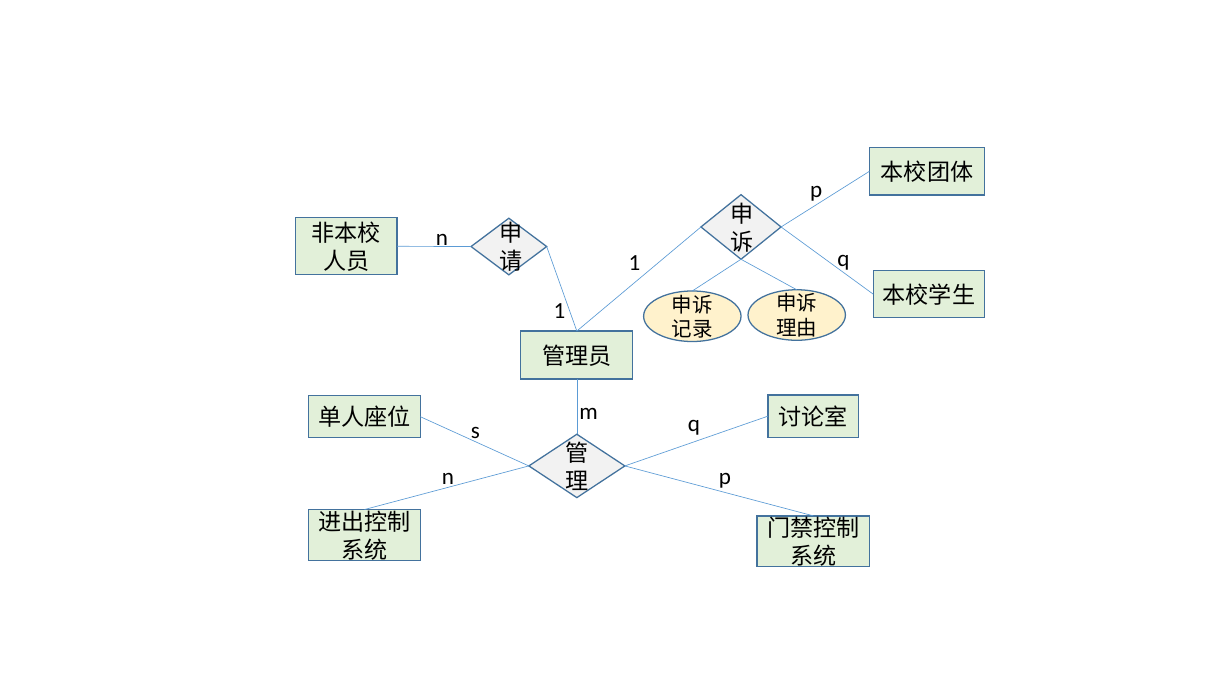
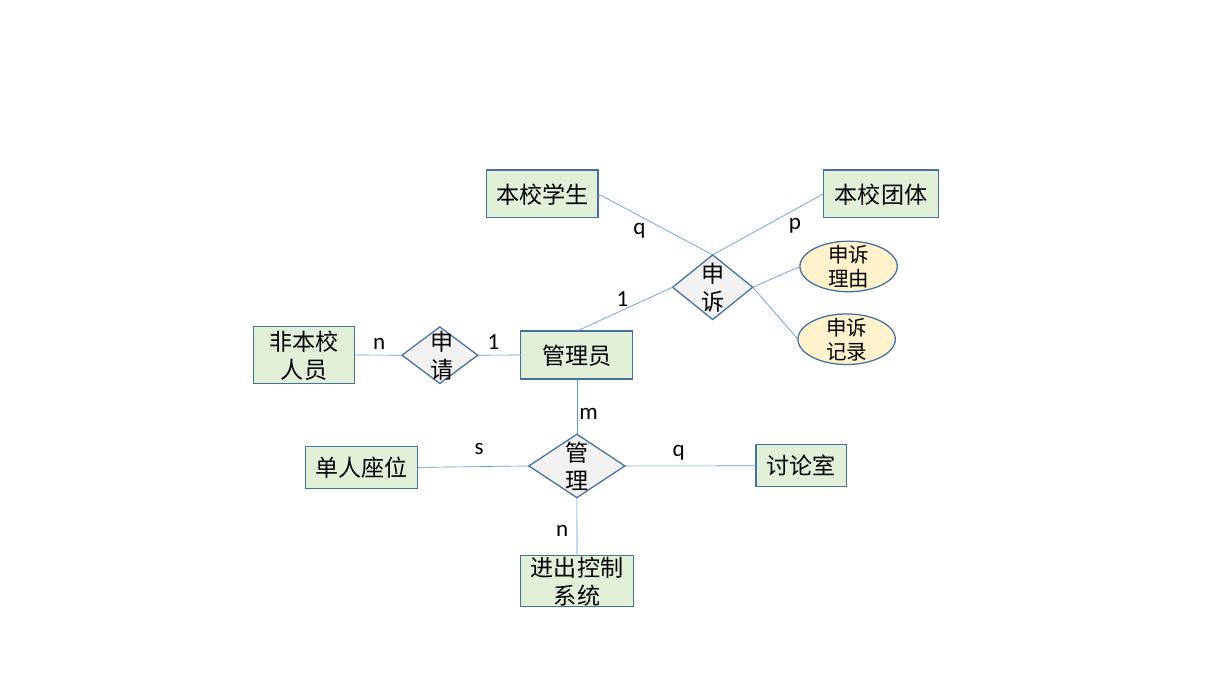
Before and after one commit to huangqiuyu/Database_BUAA, a slide deck: slide 6 of ours/E-R图初稿.pptx. Drawn at 1232x693 pixels with LibreOffice and Linux fonts; fonts in the diff are those of the drawing. Boxes give left, top, right and bottom in pixels: in the first picture for what was removed or moved away, otherwise in the second. Text is boxed around its words. In the diff, an @@ line names an element or a change of style, - is before the commit and + after.

```diff
--- a/ours/E-R图初稿.pptx
+++ b/ours/E-R图初稿.pptx
@@ rectangle "本校学生" moved from (x1=873, y1=271, x2=984, y2=318) to (x1=487, y1=170, x2=598, y2=217) @@
@@ rectangle "本校团体" moved from (x1=870, y1=148, x2=985, y2=195) to (x1=823, y1=170, x2=939, y2=217) @@
@@ line moved from (781, 227) - (873, 294) to (713, 255) - (598, 194) @@
@@ text "q" rewrapped from (x1=837, y1=254, x2=849, y2=272) to (x1=633, y1=215, x2=645, y2=238) @@
@@ line moved from (781, 227) - (870, 171) to (713, 255) - (823, 194) @@
@@ text "p" rewrapped from (x1=810, y1=185, x2=822, y2=204) to (x1=789, y1=209, x2=801, y2=233) @@
@@ diamond "申诉" moved from (x1=701, y1=195, x2=782, y2=260) to (x1=673, y1=255, x2=753, y2=320) @@
@@ line moved from (741, 260) - (797, 290) to (753, 287) - (800, 266) @@
@@ ellipse "申诉理由" moved from (x1=749, y1=290, x2=846, y2=341) to (x1=800, y1=241, x2=897, y2=292) @@
@@ line moved from (701, 227) - (577, 331) to (673, 287) - (577, 331) @@
@@ text "1" rewrapped from (x1=629, y1=255, x2=641, y2=270) to (x1=617, y1=291, x2=629, y2=312) @@
@@ line moved from (741, 260) - (692, 291) to (753, 287) - (799, 339) @@
@@ rectangle "非本校人员" moved from (x1=296, y1=218, x2=397, y2=275) to (x1=253, y1=326, x2=355, y2=384) @@
@@ text "n" moved from (x1=436, y1=233, x2=448, y2=247) to (x1=373, y1=337, x2=385, y2=349) @@
@@ diamond "申请" moved from (x1=471, y1=218, x2=547, y2=274) to (x1=402, y1=327, x2=478, y2=384) @@
@@ text "1" rewrapped from (x1=554, y1=298, x2=566, y2=318) to (x1=488, y1=334, x2=500, y2=349) @@
@@ ellipse "申诉记录" moved from (x1=644, y1=291, x2=741, y2=342) to (x1=799, y1=314, x2=896, y2=365) @@
@@ line moved from (397, 247) - (471, 247) to (355, 355) - (402, 355) @@
@@ line moved from (547, 247) - (577, 331) to (478, 355) - (521, 355) @@
@@ rectangle "单人座位" moved from (x1=309, y1=396, x2=421, y2=438) to (x1=306, y1=446, x2=418, y2=489) @@
@@ text "s" rewrapped from (x1=471, y1=426, x2=480, y2=444) to (x1=475, y1=442, x2=484, y2=454) @@
@@ text "q" moved from (x1=688, y1=419, x2=700, y2=435) to (x1=673, y1=444, x2=685, y2=460) @@
@@ rectangle "讨论室" moved from (x1=768, y1=396, x2=859, y2=438) to (x1=756, y1=445, x2=847, y2=487) @@
@@ line moved from (529, 466) - (421, 417) to (529, 466) - (418, 468) @@
@@ line moved from (625, 466) - (768, 416) to (625, 466) - (756, 466) @@
@@ line removed from (813, 516) to (625, 466) @@
@@ text removed at (x1=719, y1=472, x2=731, y2=491) @@
-p
@@ text "n" rewrapped from (x1=442, y1=472, x2=454, y2=489) to (x1=556, y1=524, x2=568, y2=536) @@
@@ line moved from (365, 509) - (529, 466) to (578, 556) - (577, 498) @@
@@ rectangle removed at (x1=757, y1=516, x2=870, y2=567) @@
-门禁控制系统
@@ rectangle "进出控制系统" moved from (x1=309, y1=509, x2=421, y2=560) to (x1=521, y1=556, x2=634, y2=607) @@
```
Also in this commit, not shown: 3 other slides changed, 3 other files.
